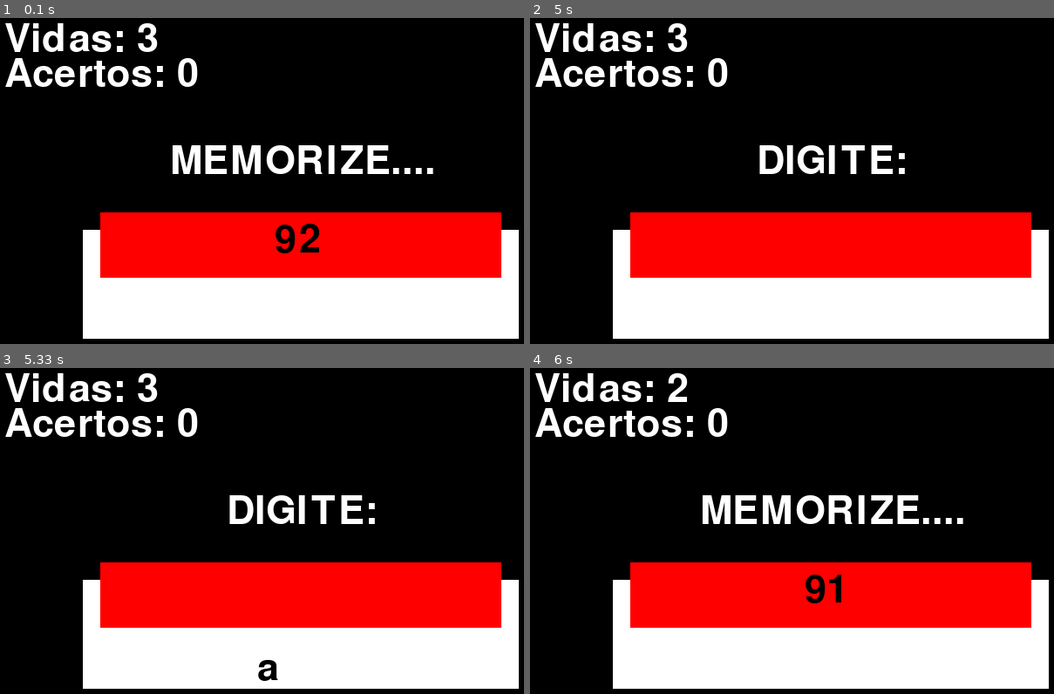
Above: before the commit, frames 1-4 (two rows, left to right).
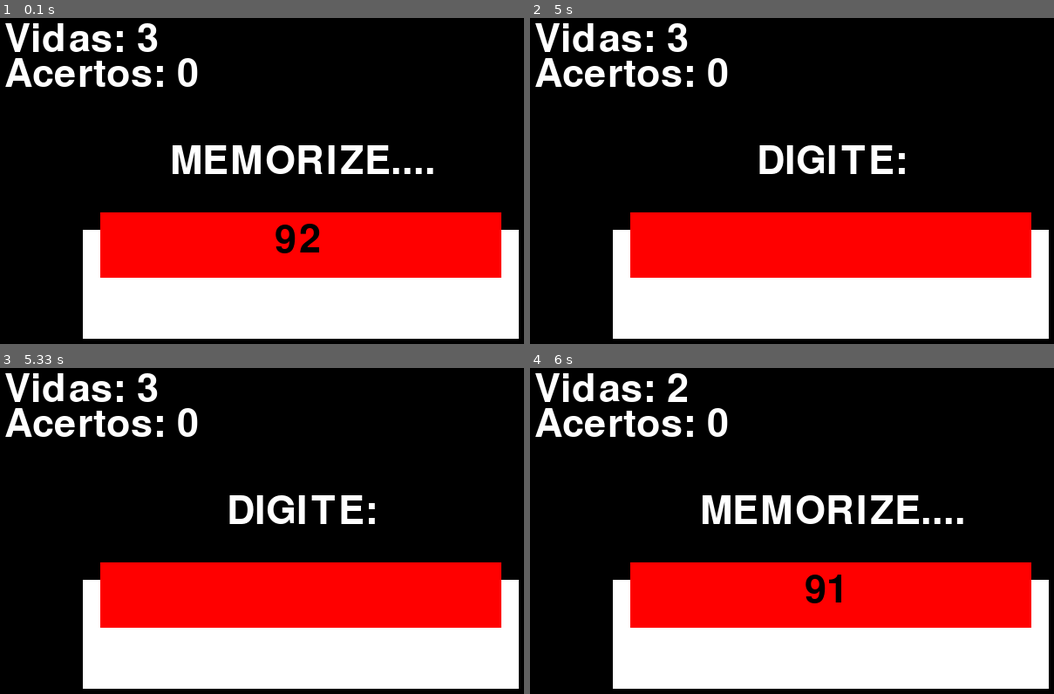
Above: after the commit, the same moments.

Repository: anacampps/pygamedupla
Game: pygame game, started from Memória e Sequência de Números/jogo.py
Two runs of this game, one before a commit and one after it. Both use one fixed random seed, a clock stepped at 60 frames per second and the inputs below.
Inputs:
- Up to frame 1 (0.1 s): no input
- Up to frame 2 (5 s): no input
- Up to frame 3 (5.33 s): type "a" at 5.28 s
- Up to frame 4 (6 s): type "nn" at 5.38 s; tap Enter at 5.62 s

Frames 1-2 are identical in both runs. In frame 3, 0.2% of the frame differs, in the area x 49-54%, y 89-96%; in frame 4, nothing differs.

Commit message:
input só aceita numeros e não registra caractere com letras

Diff:
--- a/Memória e Sequência de Números/jogo.py
+++ b/Memória e Sequência de Números/jogo.py
@@ -54,7 +54,11 @@
                     assets['fase'] = 'Verificar'
                 else:
                     if len(assets['num_digitado']) < assets['qtd_dígitos_seq_num']:
-                        assets['num_digitado'] += event.unicode  ##-- não precisa verificar se o número tem dois dígitos no começo #=--
+                        if event.unicode in ['0','2', '3', '4', '5', '6', '7', '8', '9']:
+                            assets['num_digitado'] += event.unicode ## unicode é o valor da tecla pressionada (event.keydown é o evento de pressionar a tecla digitada)
+
+
+                         ##-- não precisa verificar se o número tem dois dígitos no começo #=--
 
                                             # if assets['tempo'] == 0:   ##-- inúteis
              #     tempo = pygame.time.get_ticks()
@@ -104,8 +108,7 @@
         window.blit(digite, (265, 150))
 
     chute = assets['font'].render(str(assets['num_digitado']), True, (0, 0, 0))
-    # if len(chute) > assets['num gerado']:
-    #     assets['num_digitado'] = ''
+
 
 
     window.blit(chute, (300, 330))
